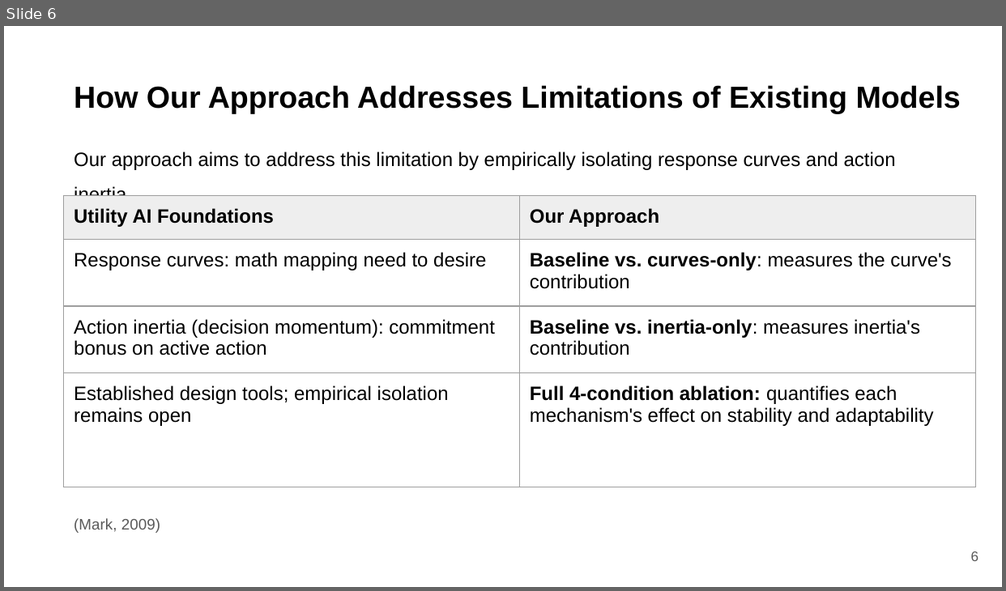
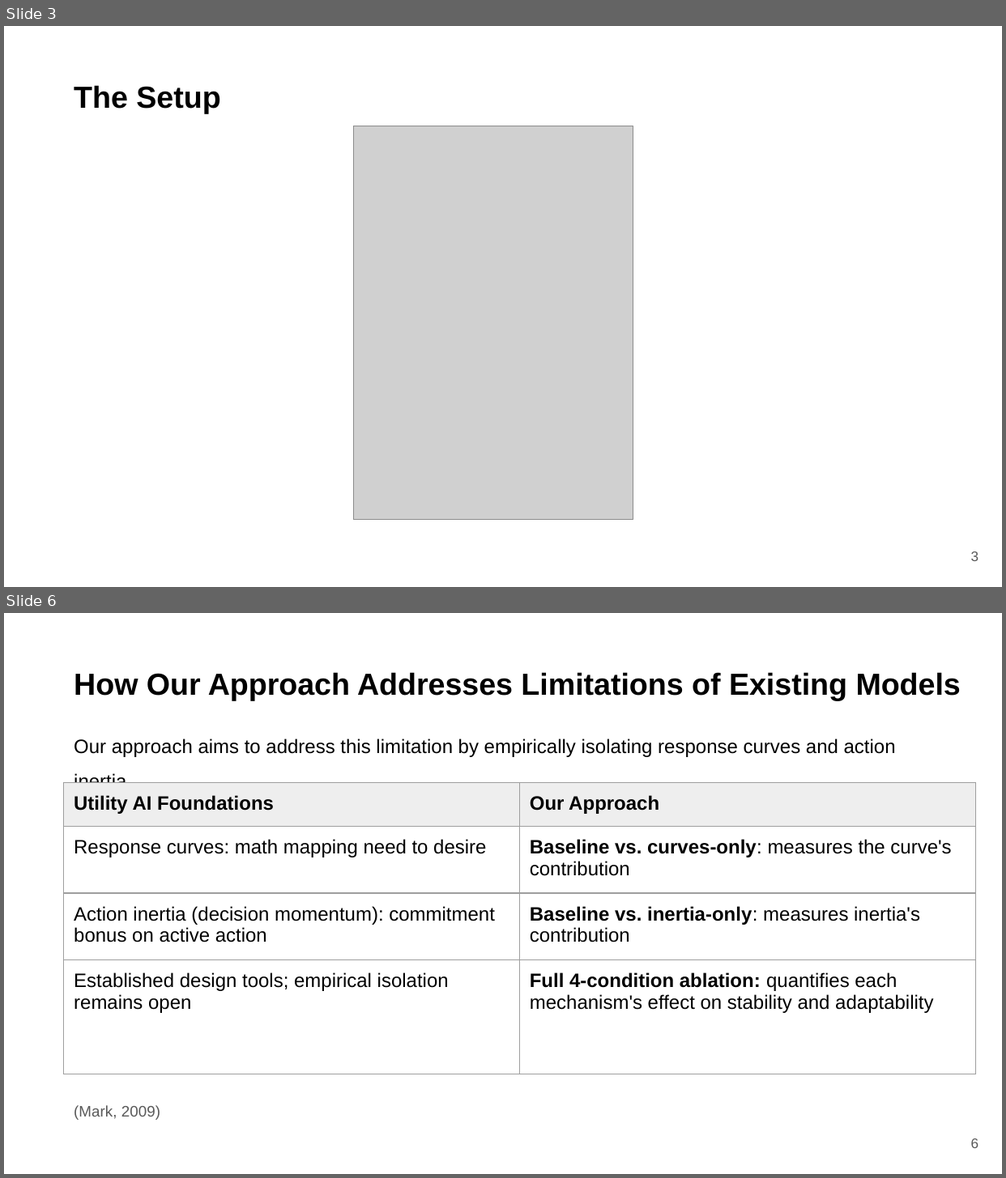
Before and after one commit to wj1212/Utility-Sim, a slide deck: Wenjie_Jiang_Progress_Update_August2026.pptx. Shown one above the other, each under a label of ours: slide 6 before the commit, slides 3 and 6 after it; the slides between them are not shown. The pictures are 1006x591 and 1006x1178 pixels, drawn with LibreOffice and Linux fonts; fonts in the diff are those of the drawing; grey boxes stand for pictures; background and template pictures are left out. Boxes give left, top, right and bottom in pixels: in the first picture for what was removed or moved away, otherwise in the second. Text is boxed around its words. In the diff, an @@ line names an element or a change of style, - is before the commit and + after.

```diff
--- a/Wenjie_Jiang_Progress_Update_August2026.pptx
+++ b/Wenjie_Jiang_Progress_Update_August2026.pptx
@@ slide 3 added at [4, 26, 1002, 587], background picture (left out) @@
@@ title added at [74, 85, 220, 114], 22 pt, text #000000, bold @@
+The Setup
@@ picture added at [353, 126, 633, 520] @@
@@ page number added at [971, 552, 979, 561], 10 pt, text #595959 @@
+3
```
Also in this commit, not shown: 2 slides changed, 2 other slides added, 3 slides removed, 8 other files.
